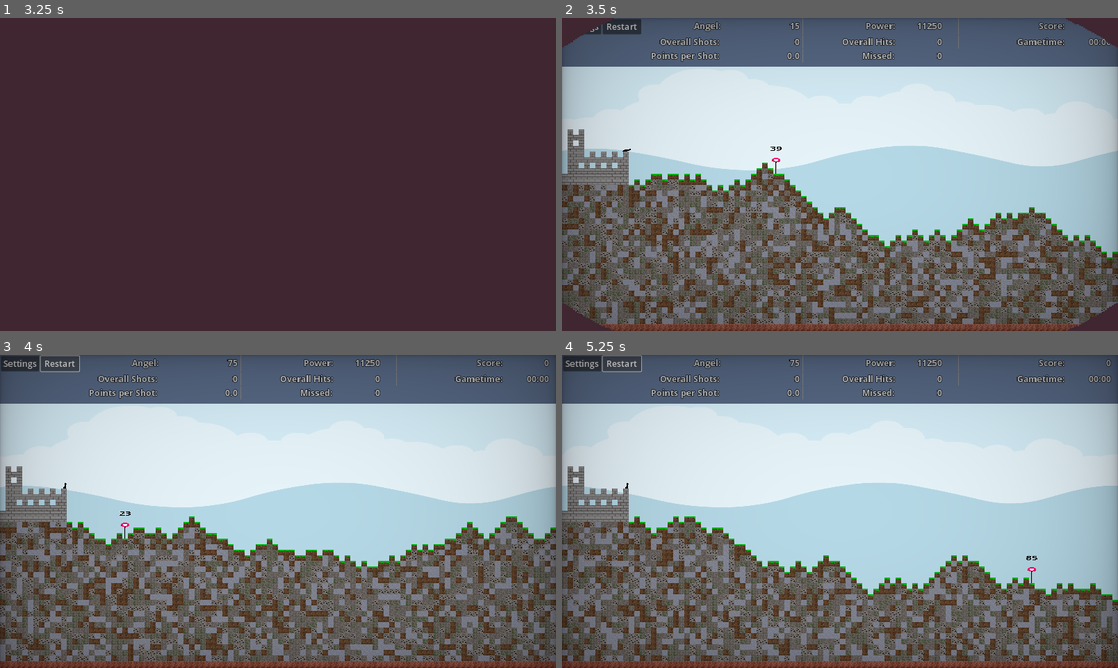
Above: before the commit, frames 1-4 (two rows, left to right).
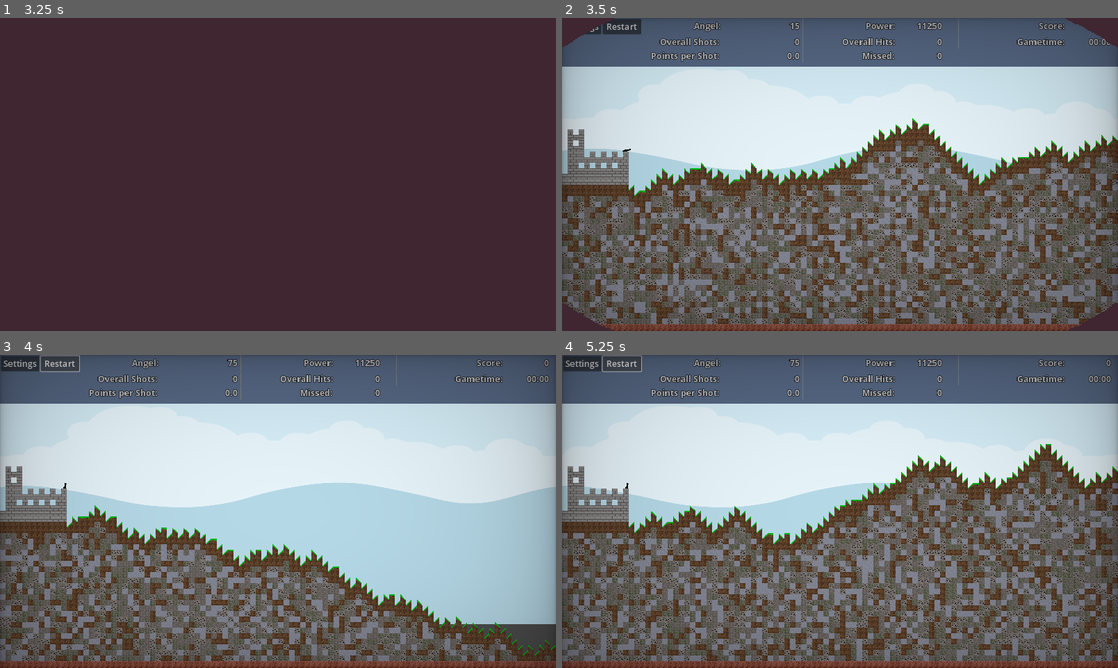
Above: after the commit, the same moments.

Repository: Coding-4Fun/Just4Fun_Mini_Shootergame
Game: Godot game, scene res://UI/MainMenuUI/MainMenuUI.tscn
Two runs of this game, one before a commit and one after it. Both use one fixed random seed, a clock stepped at 60 frames per second and the inputs below.
Inputs:
- Up to frame 1 (3.25 s): click "Play" at 0.5 s; click "Max Play Time" at 1.25 s; click "Max Play Time" at 2 s; click "Start Game" at 2.75 s
- Up to frame 2 (3.5 s): no input
- Up to frame 3 (4 s): click "Restart" at 3.5 s
- Up to frame 4 (5.25 s): click "Restart" at 4.25 s; click "Restart" at 5 s

Frame 1 is identical in both runs. In frame 2, 38% of the frame differs, in the area x 0-100%, y 32-98%; in frame 3, 29%; in frame 4, 40%, in the area x 0-100%, y 28-98%.

Commit message:
Try: Changing next Tile to Slope if <> 0 ===: Failed

Diff:
--- a/MainGameScene/TerrainMapGenerator.gd
+++ b/MainGameScene/TerrainMapGenerator.gd
@@ -47,6 +47,7 @@
 	Reset_TileMap()
 	randomize()
 	current_displacement = displacement
+	var chgdispl = 0
 	for x in world_tiles_x:
 		if x <= mod:
 			current_displacement = displacement
@@ -59,16 +60,27 @@
 				continue
 			# Graslinie
 			elif y == current_displacement:
-				set_cell(0, Vector2i(x,y), 0, Vector2i(0, 0))
+				if chgdispl == 0:
+					print("X=%d / Y=%d -- current == 0: %d" % [x, y, chgdispl])
+					set_cell(0, Vector2i(x,y), 8, Vector2i(0, 0))
+				elif chgdispl < 0:
+					print("X=%d / Y=%d -- current < 0: %d" % [x, y, chgdispl])
+					set_cell(0, Vector2i(x,y), 8, Vector2i(1, 0))
+				elif chgdispl > 0:
+					print("X=%d / Y=%d -- current > 0: %d" % [x, y, chgdispl])
+					set_cell(0, Vector2i(x,y), 8, Vector2i(2, 0))
+				#set_cell(0, Vector2i(x,y), 0, Vector2i(0, 0))
+			elif y > current_displacement and y <= current_displacement+2:
+				set_cell(0, Vector2i(x,y), 1, Vector2i(0, 0))
 			# Unterhalb der Graslinie
-			if y > current_displacement and y < world_tiles_y-2:
+			if y > current_displacement+2 and y < world_tiles_y-2:
 				var rdm = randi_range(1,5)
-				rdm = ceil(rdm)
-				rdm = int(rdm)
+				rdm = ceili(rdm)
+				#rdm = int(rdm)
 				set_cell(0, Vector2i(x,y), rdm, Vector2i(0, 0))
 			elif y >= world_tiles_y-2:
 				set_cell(0, Vector2i(x,y), 7, Vector2i(0, 0))
 			# End Y Loop
-
-		var change_displacement = current_displacement + sign(randi_range(-5, 5))# pow(-1.0, randi() % 2)
+		chgdispl = sign(randi_range(-5, 5))		# -1 || 0 || 1
+		var change_displacement = current_displacement + chgdispl
 		current_displacement = change_displacement
